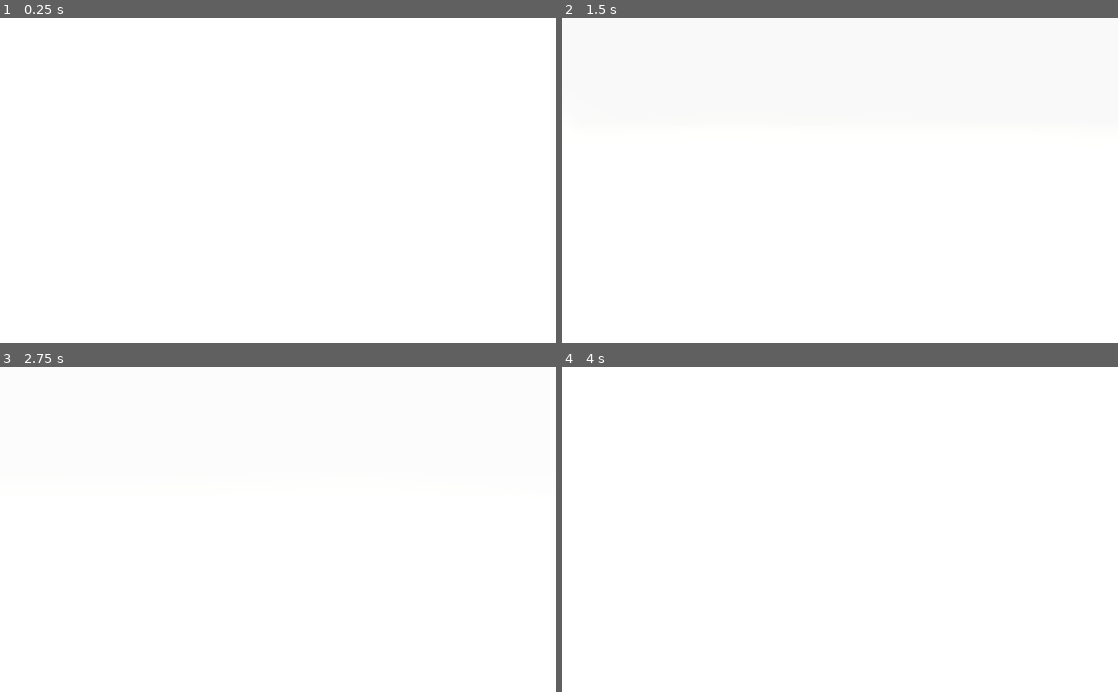
Above: before the commit, frames 1-4 (two rows, left to right).
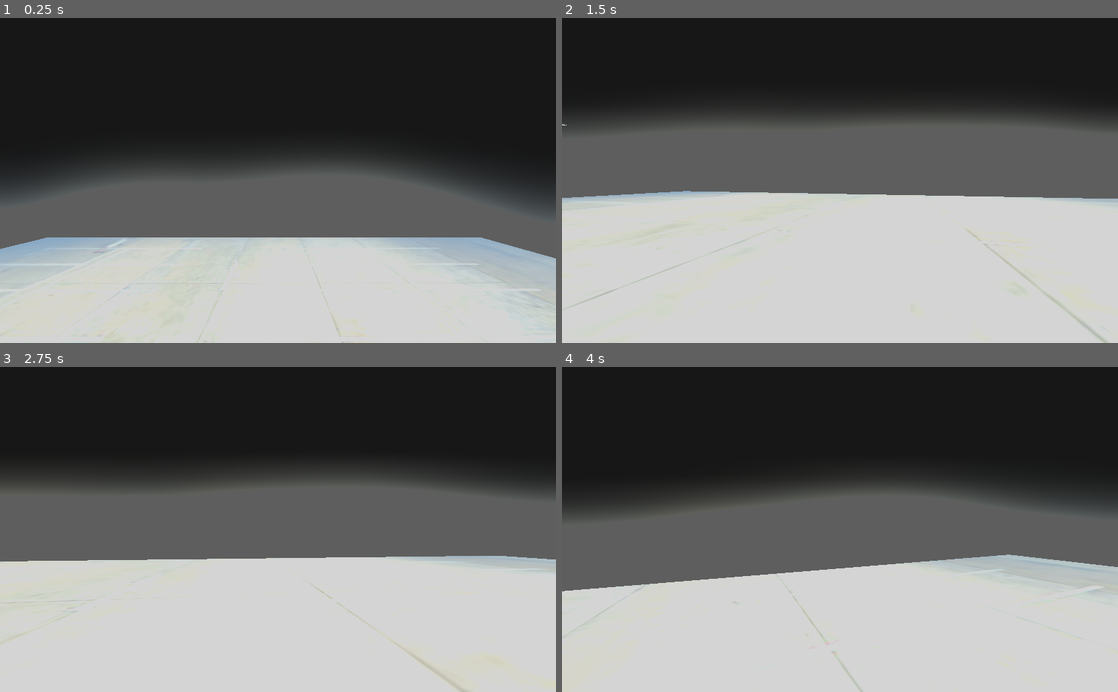
Above: after the commit, the same moments.

Repository: shopVR/shopVR
Game: Godot game, scene res://World.tscn
Two runs of this game, one before a commit and one after it. Both use one fixed random seed, a clock stepped at 60 frames per second and the inputs below.
Inputs (mouse positions are in pixels of both pictures, inside the frame that each line leads up to):
- Up to frame 1 (0.25 s): no input
- Up to frame 2 (1.5 s): move the mouse to (867, 180) at 0.52 s; hold W (move_forward) from 0.53 s (still down); tap Space (move_jump) at 0.77 s; move the mouse to (812, 180) at 1.27 s
- Up to frame 3 (2.75 s): keep holding W (move_forward); tap Space (move_jump) at 1.52 s; move the mouse to (289, 523) at 2.02 s
- Up to frame 4 (4 s): keep holding W (move_forward); move the mouse to (834, 536) at 2.77 s; tap Space (move_jump) at 3.02, 3.77 s; move the mouse to (878, 532) at 3.52 s

The runs differ from the first frame. In frame 1, 100% of the frame differs, in the area x 0-100%, y 0-100%; in frame 2, 100%; in frame 3, 100%; in frame 4, 100%.

Commit message:
Updated lighting again

Diff:
--- a/Godot/World.tscn
+++ b/Godot/World.tscn
@@ -21,23 +21,30 @@
 
 [sub_resource type="Environment" id=5]
 background_energy = 8.5
-ambient_light_color = Color( 0.811765, 0.811765, 0.682353, 1 )
-ambient_light_energy = 0.85
+ambient_light_color = Color( 0.909804, 0.933333, 0.929412, 1 )
+ambient_light_energy = 2.83
+fog_enabled = true
 auto_exposure_enabled = true
-auto_exposure_scale = 0.21
-auto_exposure_min_luma = 0.01
+auto_exposure_scale = 0.15
+auto_exposure_min_luma = 0.1
 auto_exposure_max_luma = 15.47
 ssao_enabled = true
 ssao_radius = 0.1
-ssao_color = Color( 0.588235, 0.156863, 0.156863, 1 )
+ssao_intensity = 0.0
+ssao_color = Color( 0.819608, 0.839216, 0.0823529, 1 )
+ssao_edge_sharpness = 0.0
+dof_blur_far_distance = 0.01
+dof_blur_near_enabled = true
 glow_enabled = true
+glow_levels/1 = true
 glow_intensity = 0.95
-glow_strength = 1.28
+glow_strength = 1.7
+glow_bicubic_upscale = true
 glow_high_quality = true
 adjustment_enabled = true
-adjustment_brightness = 0.85
-adjustment_contrast = 1.61
-adjustment_saturation = 1.76
+adjustment_brightness = 0.7
+adjustment_contrast = 1.67
+adjustment_saturation = 1.46
 
 [node name="World" type="Spatial"]
 
@@ -114,4 +121,4 @@
 environment = SubResource( 5 )
 
 [node name="DirectionalLight" type="DirectionalLight" parent="."]
-transform = Transform( -0.355026, 0.834682, 0.421025, 0.934857, 0.316983, 0.159891, 0, 0.450363, -0.892845, -36.4306, 108.324, 0 )
+transform = Transform( -0.355026, 0.834682, 0.421025, 0.934856, 0.316983, 0.159891, 0, 0.450363, -0.892845, -36.4306, 108.324, 17.1784 )
